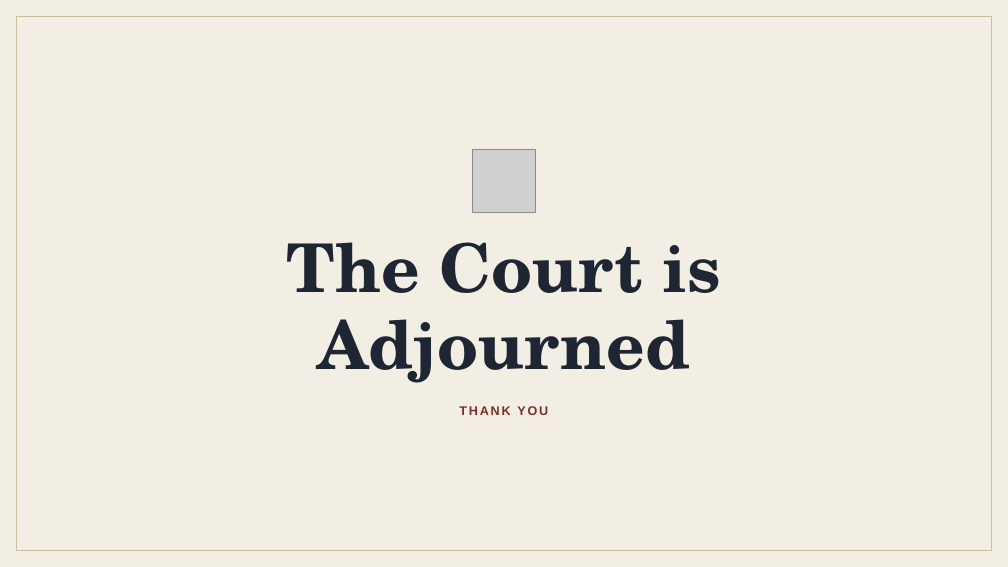
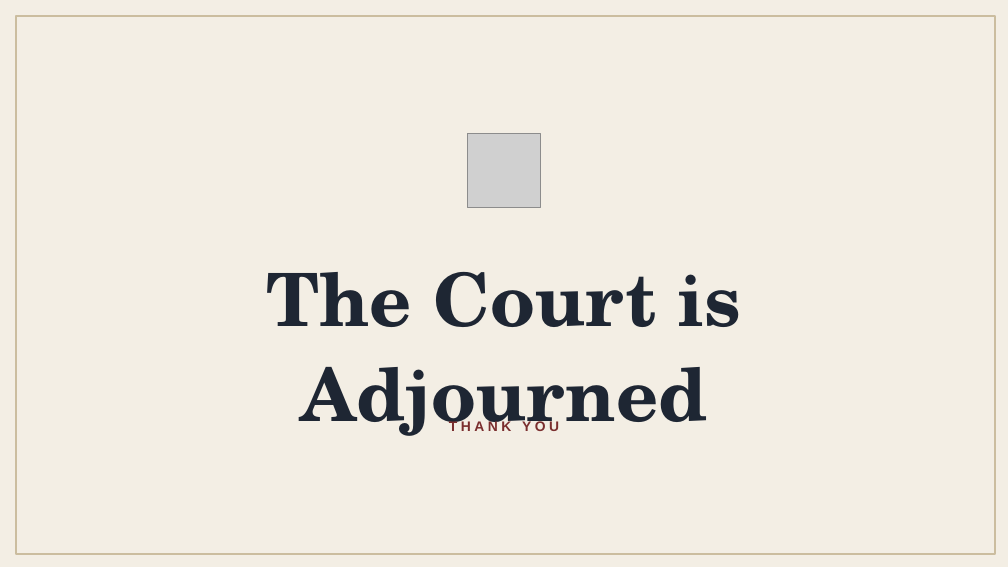
Before and after one commit to jinnia-sultana/LegalResearch_CasePreparation-Assistant, a slide deck: slide 11 of docs/Proposal/GR-20.pptx. Drawn at 1008x567 pixels with LibreOffice and Linux fonts; fonts in the diff are those of the drawing; grey boxes stand for pictures. Boxes give left, top, right and bottom in pixels: in the first picture for what was removed or moved away, otherwise in the second. Text is boxed around its words. In the diff, an @@ line names an element or a change of style, - is before the commit and + after.

```diff
--- a/docs/Proposal/GR-20.pptx
+++ b/docs/Proposal/GR-20.pptx
@@ rectangle at bbox=[17, 17, 995, 554]: outline #CBBD9F 1 pt to #CBBD9F 1.5 pt @@
@@ picture: place and size @@
-picture at bbox=[473, 149, 535, 212]
+picture at bbox=[467, 134, 541, 207]
@@ text at bbox=[267, 272, 741, 327]: text changed; size 64 to 70 pt @@
-The Court is Adjourned
+The Court is
@@ text added at bbox=[301, 367, 708, 436], 70 pt, text #1E2633, bold @@
+Adjourned
@@ text "THANK YOU": place and size @@
-text "THANK YOU" at bbox=[459, 406, 548, 415]
+text "THANK YOU" at bbox=[449, 420, 559, 431]
@@ text "THANK YOU" at bbox=[449, 420, 559, 431]: size 12 to 13.2 pt, letter spacing 1.7 to 3.4 pt; line spacing 16.8pt to 1.15 @@
```
Also in this commit, not shown: 10 other slides changed, 1 other file.
